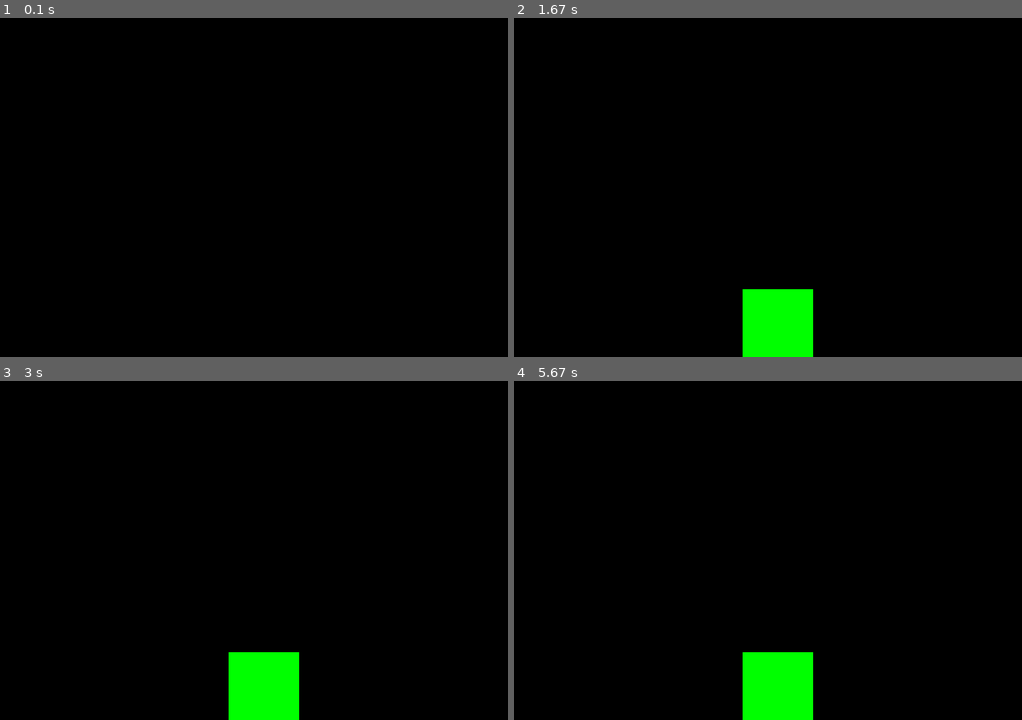
Above: before the commit, frames 1-4 (two rows, left to right).
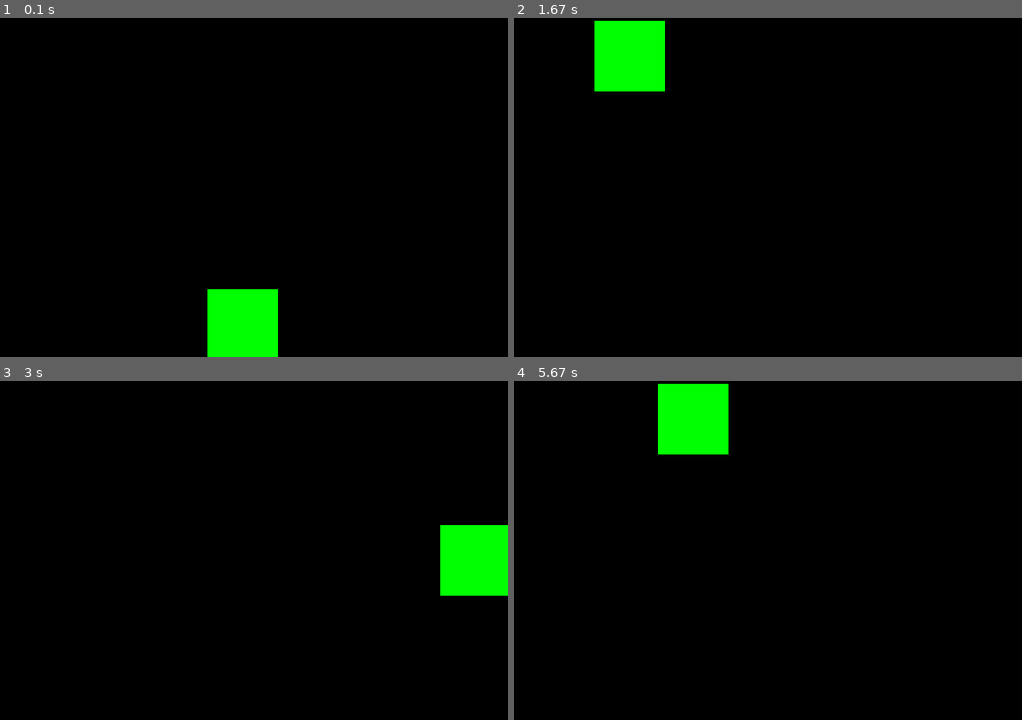
Above: after the commit, the same moments.

Repository: icesotope41/tryingOutPyGame
Game: pygame game, started from src/app.py
Two runs of this game, one before a commit and one after it. Both use one fixed random seed, a clock stepped at 60 frames per second and the inputs below.
Inputs:
- Up to frame 1 (0.1 s): no input
- Up to frame 2 (1.67 s): no input
- Up to frame 3 (3 s): no input
- Up to frame 4 (5.67 s): no input

The runs differ from the first frame. In frame 1, 2.8% of the frame differs, in the area x 40-55%, y 80-100%; in frame 2, 5.7%, in the area x 15-59%, y 0-100%; in frame 3, 5.6%; in frame 4, 5.7%.

Commit message:
made the box move finally.
placed the conditionals in the main because of referencing issues. movement has problems where changing the speed changes the distance moved

Diff:
--- a/src/app.py
+++ b/src/app.py
@@ -1,44 +1,8 @@
 import pygame
 from createBlitz import RectBlit,colours
 
-
-def moveSquare(x,y,maxX,maxY):
-
-    pygame.time.delay(1000)
-
-    """
-    for event in gameEvents:
-        if event.type == pygame.MOUSEBUTTONDOWN:
-            pos = pygame.mouse.get_pos()
-
-        if mvingSq.rect.collidepoint(pos):
-            attacked == True
-    """
-
-    if x == 10:
-        y -= 10
-        x += 1
-        print("a")
-    elif y == maxY - 10:
-        x += 5
-        y -= 1
-        print("b")
-    elif x == maxX - 10:
-        y += 10
-        x -= 1
-        print("c")
-    elif y == 10:
-        x -= 5
-        y += 1
-        print("d")
-    else:
-        x -= 5
-        print('e')
-        print(y)
-        print(x)
-
-    pygame.display.update()
-
+def checkcollide():
+    pass
 
 def main():
 
@@ -52,6 +16,13 @@
     screen = display.set_mode((screenWidth,screenHeight), pygame.RESIZABLE)
     display.init()
 
+    def pause(t):
+        pygame.time.delay(t)
+
+    x = screenWidth * 0.45 #centered
+    y = screenHeight * 0.8 #bottom page
+    #^ these two var may need to change in the future. prob make local in functions.
+
     #main loop
     running = True
     while running:
@@ -62,17 +33,34 @@
                 running = False
                 pygame.display.quit()
 
-        relativeX = screenWidth * 0.45 #centered
-        relativeY = screenHeight * 0.8 #bottom page
-        #^ these two var may need to change in the future. prob make local in functions.
-
-        mvingSq = RectBlit(colours['green'], (relativeX, relativeY, 100, 100))
+        mvingSq = RectBlit(colours['green'], (x, y, 100, 100))
         mvingSq.createBlit(screen)
 
-        attacked = False
-        while attacked is False:
-            moveSquare(relativeX,relativeY,screenWidth,screenHeight)
+        #moving the box
+        #---------------------------------#
+        xChange = 30
+        yChange = 20
 
+        if x < 10:
+            y -= yChange
+            if y < 10:
+                x += xChange
+        elif y < 10:
+            x += xChange
+            if x > screenWidth - 120:
+                y += yChange
+        elif x > screenWidth - 120:
+            y += yChange
+            if y > screenHeight - 110:
+                x -= xChange
+        elif y > screenHeight - 110:
+            x -= xChange
+        #---------------------------------#
+
+        pygame.display.update()
+        pause(50)
+        screen.fill(colours["black"])
+        print("({},{})".format(x,y))
         pygame.display.update()
 
 
